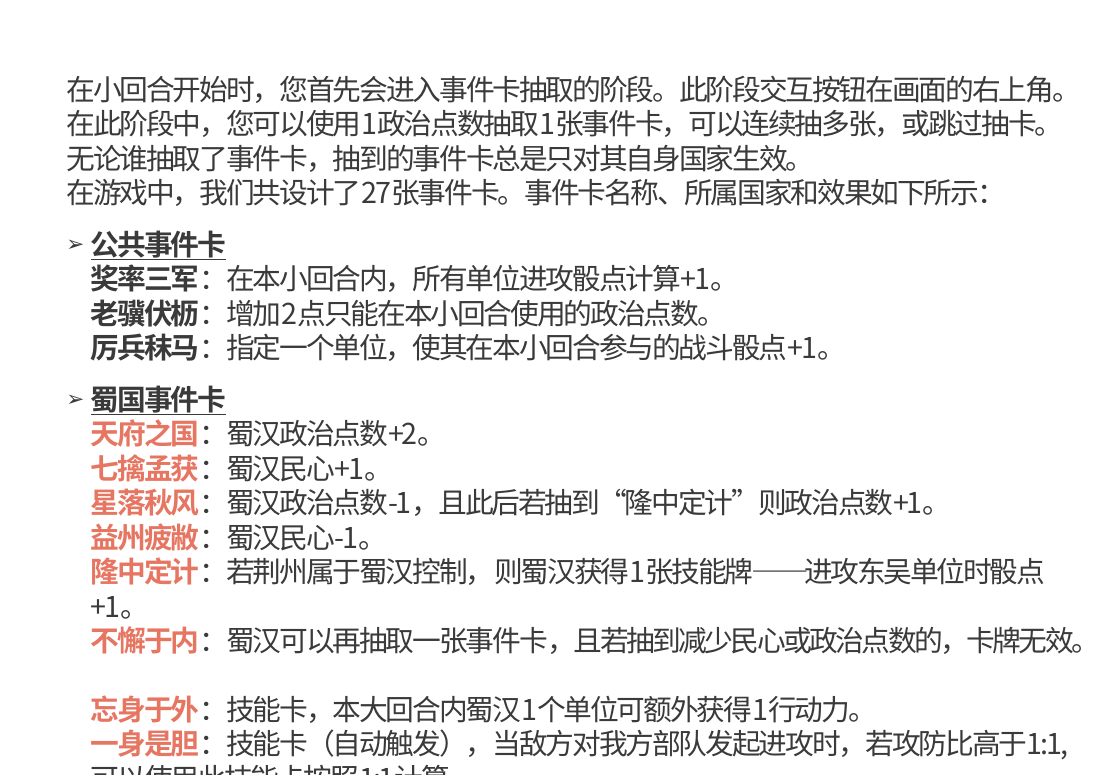
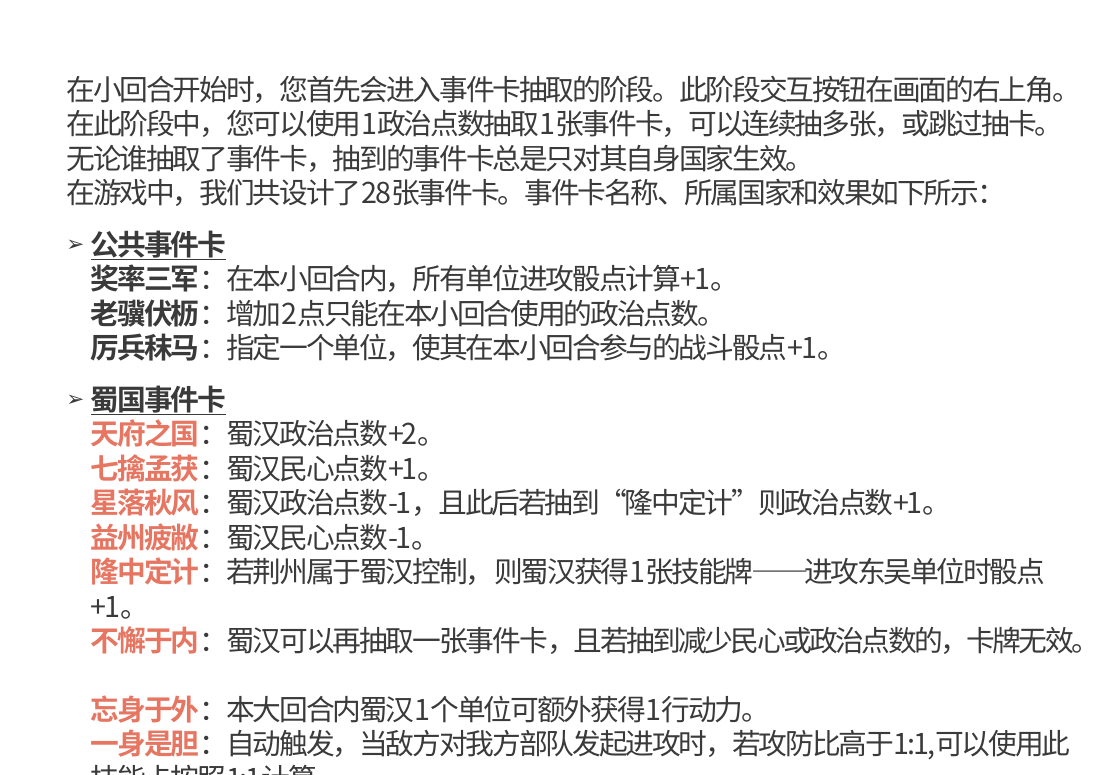
Before and after one commit to wanjin1234/three_kingdoms, a slide deck: slide 6 of game_rule.pptx (slide 9 before the commit). Drawn at 1120x775 pixels with LibreOffice and Linux fonts; fonts in the diff are those of the drawing; background and template pictures are left out. Boxes give left, top, right and bottom in pixels: in the first picture for what was removed or moved away, otherwise in the second. Text is boxed around its words. In the diff, an @@ line names an element or a change of style, - is before the commit and + after.

```diff
--- a/game_rule.pptx
+++ b/game_rule.pptx
@@ text at (66,76,1080,206): text changed @@
-在小回合开始时，您首先会进入事件卡抽取的阶段。此阶段交互按钮在画面的右上角。
-在此阶段中，您可以使用1政治点数抽取1张事件卡，可以连续抽多张，或跳过抽卡。
-无论谁抽取了事件卡，抽到的事件卡总是只对其自身国家生效。
-在游戏中，我们共设计了27张事件卡。事件卡名称、所属国家和效果如下所示：
+在小回合开始时，您首先会进入事件卡抽取的阶段。此阶段交互按钮在画面的右上角。
+在此阶段中，您可以使用1政治点数抽取1张事件卡，可以连续抽多张，或跳过抽卡。
+无论谁抽取了事件卡，抽到的事件卡总是只对其自身国家生效。
+在游戏中，我们共设计了28张事件卡。事件卡名称、所属国家和效果如下所示：
@@ text at (91,385,1100,760): text changed @@
-➢ 蜀国事件卡
-  天府之国：蜀汉政治点数+2。
-  七擒孟获：蜀汉民心+1。
-  星落秋风：蜀汉政治点数-1，且此后若抽到“隆中定计”则政治点数+1。
-  益州疲敝：蜀汉民心-1。
-  隆中定计：若荆州属于蜀汉控制，则蜀汉获得1张技能牌——进攻东吴单位时骰点+1。
-  不懈于内：蜀汉可以再抽取一张事件卡，且若抽到减少民心或政治点数的，卡牌无效。
-  忘身于外：技能卡，本大回合内蜀汉1个单位可额外获得1行动力。
-  一身是胆：技能卡（自动触发），当敌方对我方部队发起进攻时，若攻防比高于1:1,可以使用此技能卡按照1:1计算。
+➢ 蜀国事件卡
+  天府之国：蜀汉政治点数+2。
+  七擒孟获：蜀汉民心点数+1。
+  星落秋风：蜀汉政治点数-1，且此后若抽到“隆中定计”则政治点数+1。
+  益州疲敝：蜀汉民心点数-1。
+  隆中定计：若荆州属于蜀汉控制，则蜀汉获得1张技能牌——进攻东吴单位时骰点+1。
+  不懈于内：蜀汉可以再抽取一张事件卡，且若抽到减少民心或政治点数的，卡牌无效。
+  忘身于外：本大回合内蜀汉1个单位可额外获得1行动力。
+  一身是胆：自动触发，当敌方对我方部队发起进攻时，若攻防比高于1:1,可以使用此技能卡按照1:1计算。
```
Also in this commit, not shown: 4 other slides changed.
